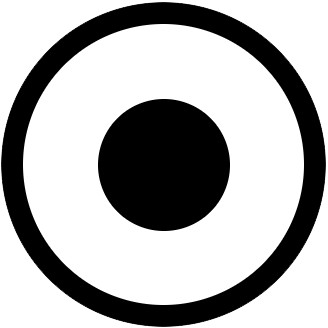
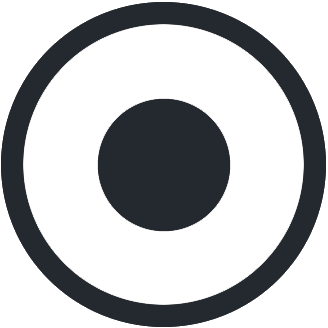
Layered file, before and after one edit (w=328, h=328). Changes by layer:
painted on "Background copy" over [left=1, top=2, right=326, bottom=327]
